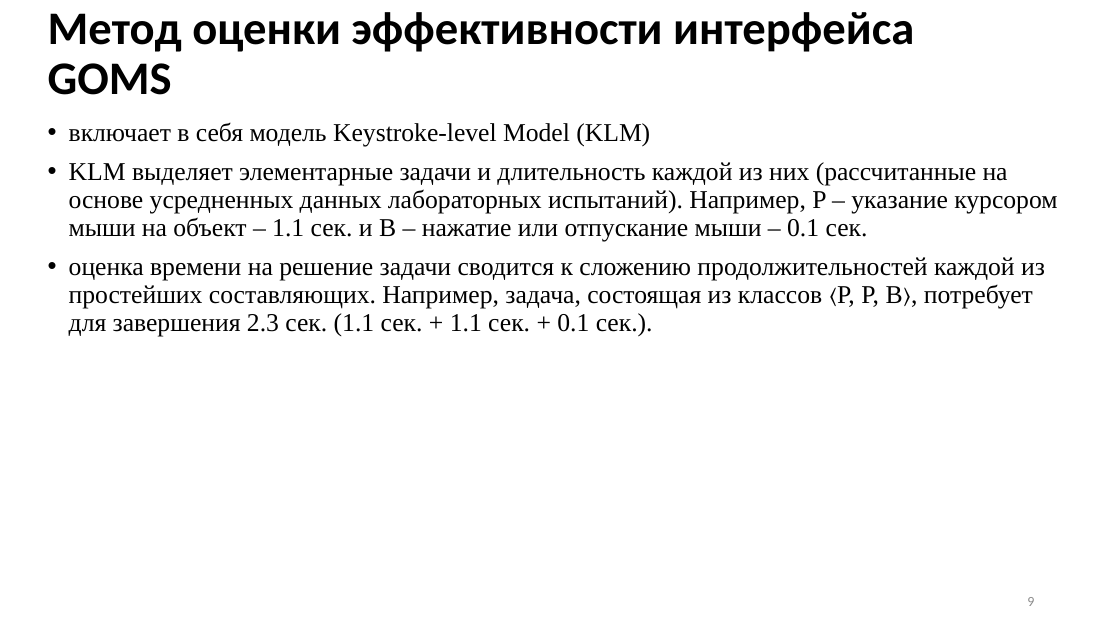
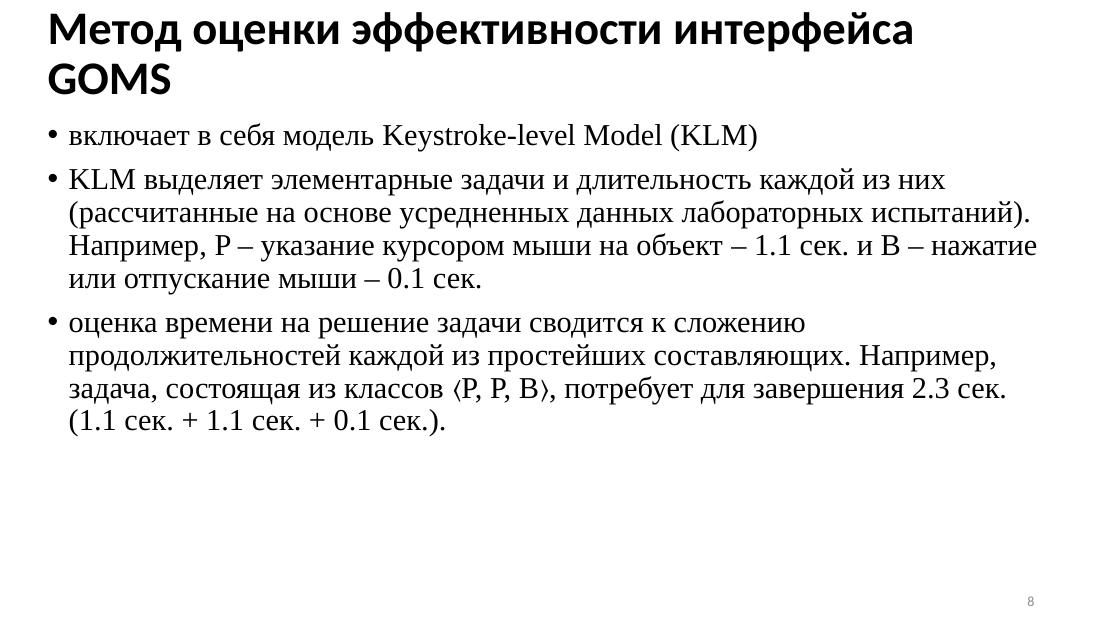
Before and after one commit to Inlucker/7semestr, a slide deck: slide 8 of НИР и ВКР/Презентация/ПронинАС_НИР_презентация.pptx (slide 9 before the commit). Drawn at 1120x630 pixels with LibreOffice and Linux fonts; fonts in the diff are those of the drawing. Boxes give left, top, right and bottom in pixels: in the first picture for what was removed or moved away, otherwise in the second. Text is boxed around its words. In the diff, an @@ line names an element or a change of style, - is before the commit and + after.

```diff
--- a/НИР и ВКР/Презентация/ПронинАС_НИР_презентация.pptx
+++ b/НИР и ВКР/Презентация/ПронинАС_НИР_презентация.pptx
@@ text "включает в себя модель Keystroke-level ..." at [69,123,1037,437]: size 22 to 26 pt @@
@@ page number at [1027,596,1034,606]: text changed @@
-9
+8
```
Also in this commit, not shown: 8 other slides changed, 1 slide removed, 8 other files.
